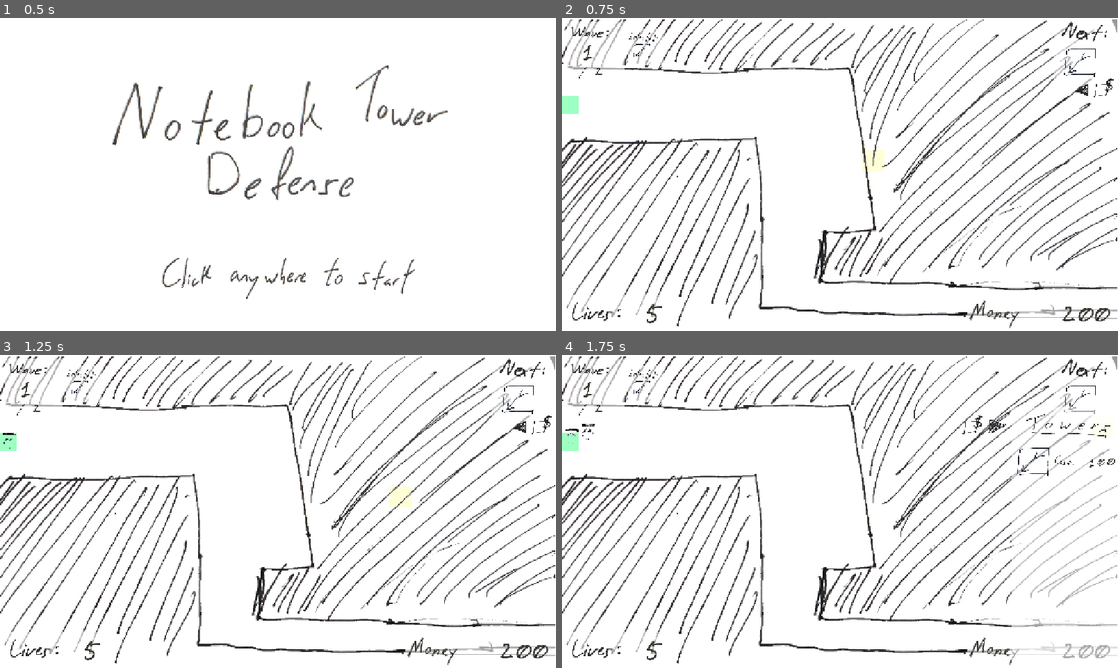
Above: before the commit, frames 1-4 (two rows, left to right).
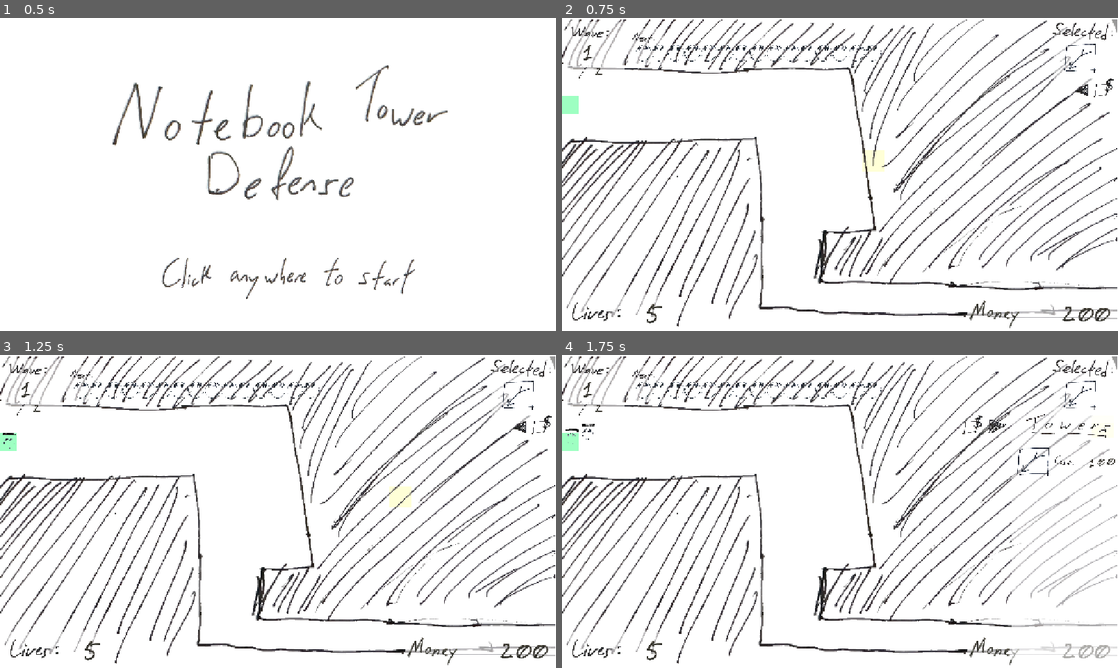
Above: after the commit, the same moments.

Repository: OzuYatamutsu/notebook-tower-defense
Game: Godot game, scene res://levels/StartScreen.tscn
Same seed, same stepped clock (60 frames per second), same inputs: the game is played once before the commit and once after it.
Inputs (mouse positions are in pixels of both pictures, inside the frame that each line leads up to):
- Up to frame 1 (0.5 s): no input
- Up to frame 2 (0.75 s): move the mouse to (962, 158) at 0.52 s; click (962, 158) at 0.67 s
- Up to frame 3 (1.25 s): no input
- Up to frame 4 (1.75 s): click (1101, 426) at 1.25 s

Frame 1 is identical in both runs. In frame 2, 0.7% of the frame differs, in the area x 12-99%, y 1-19%; in frame 3, 0.7%; in frame 4, 0.7%.

Commit message:
Waves meter working, but doesn't print uniques

Diff:
--- a/components/NextWaveMeter.tscn
+++ b/components/NextWaveMeter.tscn
@@ -1,8 +1,8 @@
 [gd_scene load_steps=4 format=3 uid="uid://crh5ydle8qkpy"]
 
 [ext_resource type="Script" uid="uid://cmeghri4gm058" path="res://components/next_wave_meter.gd" id="1_ifmuv"]
-[ext_resource type="Texture2D" uid="uid://dy670a2p2itmx" path="res://sprites/selected_label.png" id="2_rbw2j"]
-[ext_resource type="Texture2D" uid="uid://bosnkotrfix0u" path="res://sprites/arrow_tower.png" id="3_sc0n4"]
+[ext_resource type="Texture2D" uid="uid://ct3d0l4kpji8r" path="res://sprites/next_label.png" id="2_ifmuv"]
+[ext_resource type="Texture2D" uid="uid://bqmx3udvicsbi" path="res://sprites/basic_enemy.png" id="3_ifmuv"]
 
 [node name="NextWaveMeter" type="Control" groups=["next_wave_meter"]]
 layout_mode = 3
@@ -23,13 +23,20 @@
 offset_bottom = 656.0
 color = Color(1, 1, 1, 0.588235)
 
-[node name="TextureRect" type="TextureRect" parent="."]
+[node name="NextLabel" type="TextureRect" parent="."]
 layout_mode = 0
 offset_right = 40.0
 offset_bottom = 40.0
-texture = ExtResource("2_rbw2j")
+texture = ExtResource("2_ifmuv")
 
-[node name="Sprite" type="Sprite2D" parent="."]
-position = Vector2(245, 450)
+[node name="NextMobSpriteContainer" type="HBoxContainer" parent="."]
+layout_mode = 0
+offset_left = 148.0
+offset_top = 355.0
+offset_right = 1152.0
+offset_bottom = 855.0
 scale = Vector2(0.5, 0.5)
-texture = ExtResource("3_sc0n4")
+
+[node name="PlaceholderSprite" type="TextureRect" parent="NextMobSpriteContainer"]
+layout_mode = 2
+texture = ExtResource("3_ifmuv")
--- a/components/SelectedTowerMeter.tscn
+++ b/components/SelectedTowerMeter.tscn
@@ -1,7 +1,7 @@
 [gd_scene load_steps=4 format=3 uid="uid://fr40caw6de22"]
 
 [ext_resource type="Script" uid="uid://df48v3jfpyvmn" path="res://components/selected_tower_meter.gd" id="1_0ypj4"]
-[ext_resource type="Texture2D" uid="uid://ct3d0l4kpji8r" path="res://sprites/next_label.png" id="2_yc8g1"]
+[ext_resource type="Texture2D" uid="uid://dy670a2p2itmx" path="res://sprites/selected_label.png" id="1_4juqg"]
 [ext_resource type="Texture2D" uid="uid://bosnkotrfix0u" path="res://sprites/arrow_tower.png" id="3_yc8g1"]
 
 [node name="SelectedTowerMeter" type="Control" groups=["selected_tower_meter"]]
@@ -23,13 +23,13 @@
 offset_bottom = 656.0
 color = Color(1, 1, 1, 0.588235)
 
-[node name="NextLabel" type="TextureRect" parent="."]
+[node name="TextureRect" type="TextureRect" parent="."]
 layout_mode = 0
 offset_right = 40.0
 offset_bottom = 40.0
-texture = ExtResource("2_yc8g1")
+texture = ExtResource("1_4juqg")
 
 [node name="Sprite" type="Sprite2D" parent="."]
-position = Vector2(245, 480)
+position = Vector2(245, 450)
 scale = Vector2(0.5, 0.5)
 texture = ExtResource("3_yc8g1")
--- a/components/next_wave_meter.gd
+++ b/components/next_wave_meter.gd
@@ -1,2 +1,20 @@
 class_name NextWaveMeter
 extends Control
+
+@onready var NextMobSpriteContainer = $NextMobSpriteContainer
+
+func _ready() -> void:
+    reset_next_mob_types()
+
+func reset_next_mob_types() -> void:
+    for child in NextMobSpriteContainer.get_children():
+        NextMobSpriteContainer.remove_child(child)
+
+func set_next_mob_types(for_wave: Wave) -> void:
+    for mob_type in for_wave.CURRENT_WAVE_CONTENTS:
+        var prototype_mob: Mob = load(mob_type).instantiate()
+        var new_mob_sprite = TextureRect.new()
+
+        new_mob_sprite.texture = prototype_mob.get_node("Sprite").texture
+        NextMobSpriteContainer.add_child(new_mob_sprite)
+        prototype_mob.queue_free()
--- a/levels/level.gd
+++ b/levels/level.gd
@@ -44,6 +44,9 @@
     CURRENT_WAVE.start()
     SPAWNER.activate()
 
+    if !WAVES.is_empty():
+        GameState.NEXT_WAVE_METER.set_next_mob_types(WAVES[0])
+
 func end_wave() -> void:
     CURRENT_WAVE_TIMER.stop()
     CURRENT_WAVE.end()
